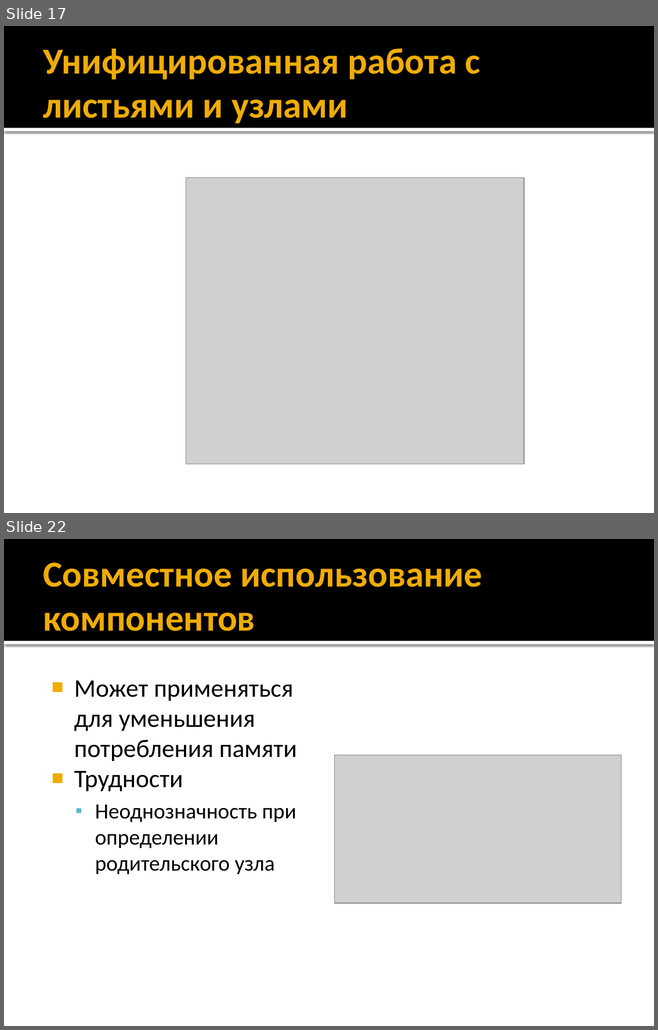
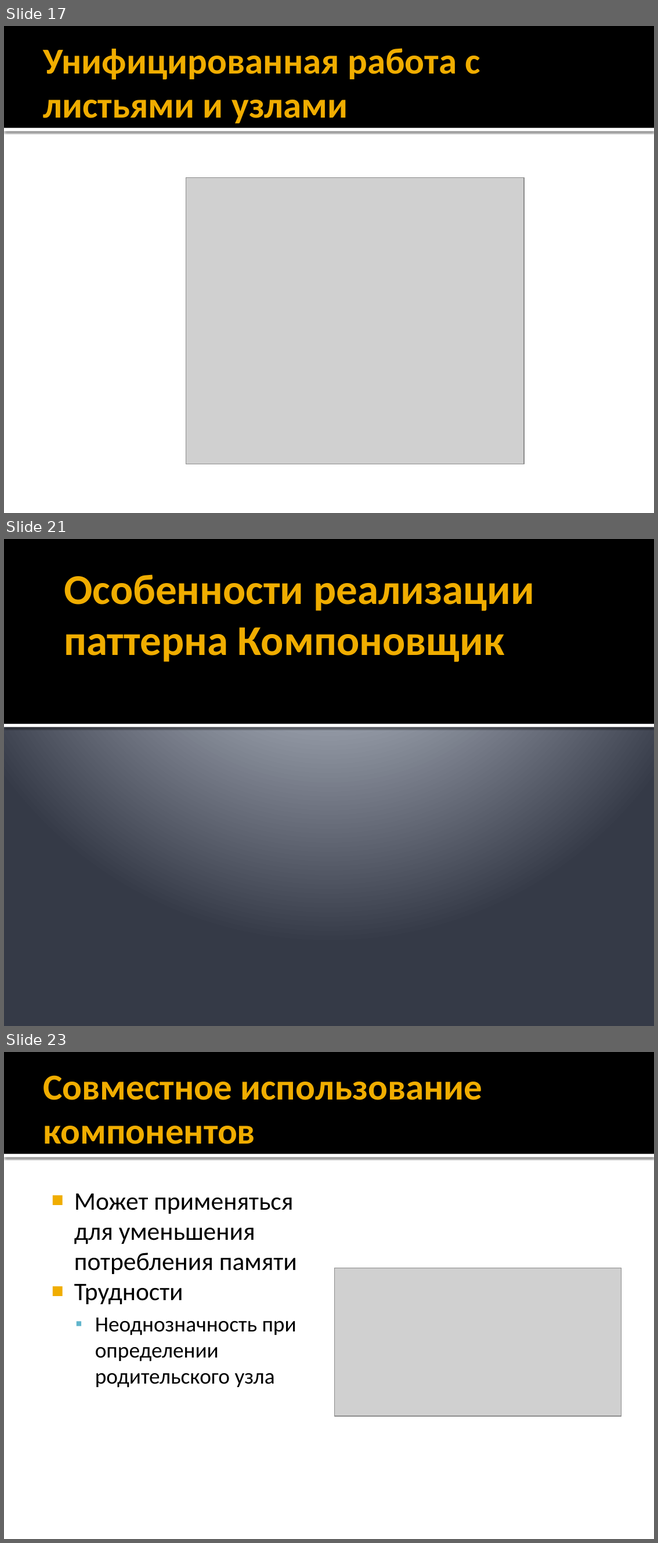
Before and after one commit to alexey-malov/ood, a slide deck: lectures/10.composite/composite.pptx. Shown one above the other, each under a label of ours: slides 17 and 22 before the commit, slides 17, 21 and 23 after it; the slides between them are not shown. The pictures are 658x1030 and 658x1543 pixels, drawn with LibreOffice and Linux fonts; fonts in the diff are those of the drawing; grey boxes stand for pictures. Boxes give left, top, right and bottom in pixels: in the first picture for what was removed or moved away, otherwise in the second. Text is boxed around its words. In the diff, an @@ line names an element or a change of style, - is before the commit and + after.

Commit message:
Обновлена лекция паттерна Компоновщик

```diff
--- a/lectures/10.composite/composite.pptx
+++ b/lectures/10.composite/composite.pptx
@@ slide 21 added at [4, 539, 654, 1026], background gradient #C1C5D3 to #BFC4D2 to #353B47 @@
@@ rectangle added at [4, 539, 654, 724], fill #000000 @@
@@ title added at [64, 574, 534, 662], 47 pt, text #F0AD00, bold @@
+Особенности реализации паттерна Компоновщик
@@ rectangle added at [4, 724, 654, 727], fill #FFFFFF @@
@@ what was slide 22 is now slide 23 @@
```
Also in this commit, not shown: 10 slides changed, 3 other slides added, 1 other file.
